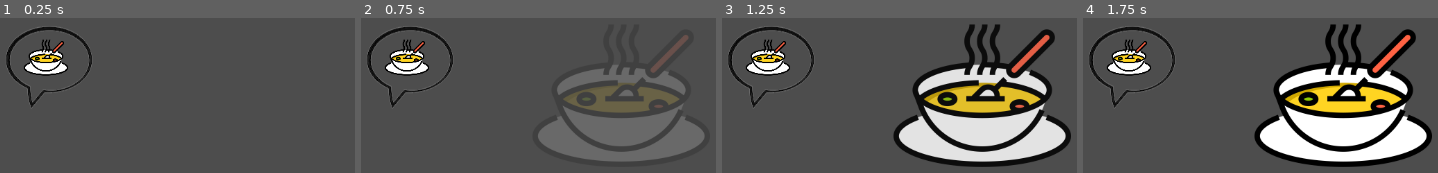
Above: before the commit, frames 1-4 (left to right).
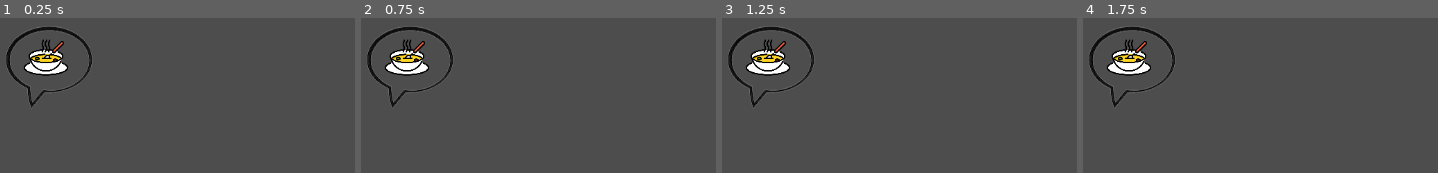
Above: after the commit, the same moments.

Repository: bren007pie/PirateGameJam2024
Game: Godot game, scene res://Scenes/TestBox.tscn
The game is run twice, just before and just after one commit, with the same random seed, the same clock (stepped at 60 frames per second) and the same inputs. This scene is started directly instead of the project's main scene.
Inputs:
- Up to frame 1 (0.25 s): no input
- Up to frame 2 (0.75 s): tap Enter at 0.5 s; hold D (Right) from 0.53 s (still down)
- Up to frame 3 (1.25 s): keep holding D (Right)
- Up to frame 4 (1.75 s): release D (Right) at 1.28 s; hold S (Down) from 1.28 s (still down)

Frame 1 is identical in both runs. In frame 2, 15% of the frame differs, in the area x 49-97%, y 10-93%; in frame 3, 28%; in frame 4, 28%, in the area x 48-99%, y 3-97%.

Commit message:
tween bug

Diff:
--- a/Scripts/TestBox.gd
+++ b/Scripts/TestBox.gd
@@ -1,16 +1,19 @@
 extends Node2D
 
 func _ready():
-	Appear(1.0)
+	Appear(2.0)
+	wait(2.0)
+	Disapear(2.0)
 
 # Called when the node enters the scene tree for the first time.
-func Appear(hold_time: float):
+func Appear(fade_time:float):
 	var tween = get_tree().create_tween().set_trans(Tween.TRANS_QUART)
-	tween.tween_property($Sprite, "modulate", Color(Color.WHITE,1), 2)
-	#tween.pause() could pause play based on walking away or something with a raycast
-	wait(hold_time) # Can wait here for something else like a confirmation if we want
-	tween.tween_property($Sprite, "modulate", Color(Color.WHITE,0), 2)
-	tween.tween_callback($Sprite.queue_free)
+	tween.tween_property($Sprite, "modulate", Color(Color.WHITE,1), fade_time)
+
+func Disapear(fade_time:float):
+	var tween = get_tree().create_tween().set_trans(Tween.TRANS_QUART)
+	tween.tween_property($Sprite, "modulate", Color(Color.WHITE,0), fade_time)
+
 
 func wait(seconds: float) -> void: # Waited used for tweens to pause
 	await get_tree().create_timer(seconds).timeout
